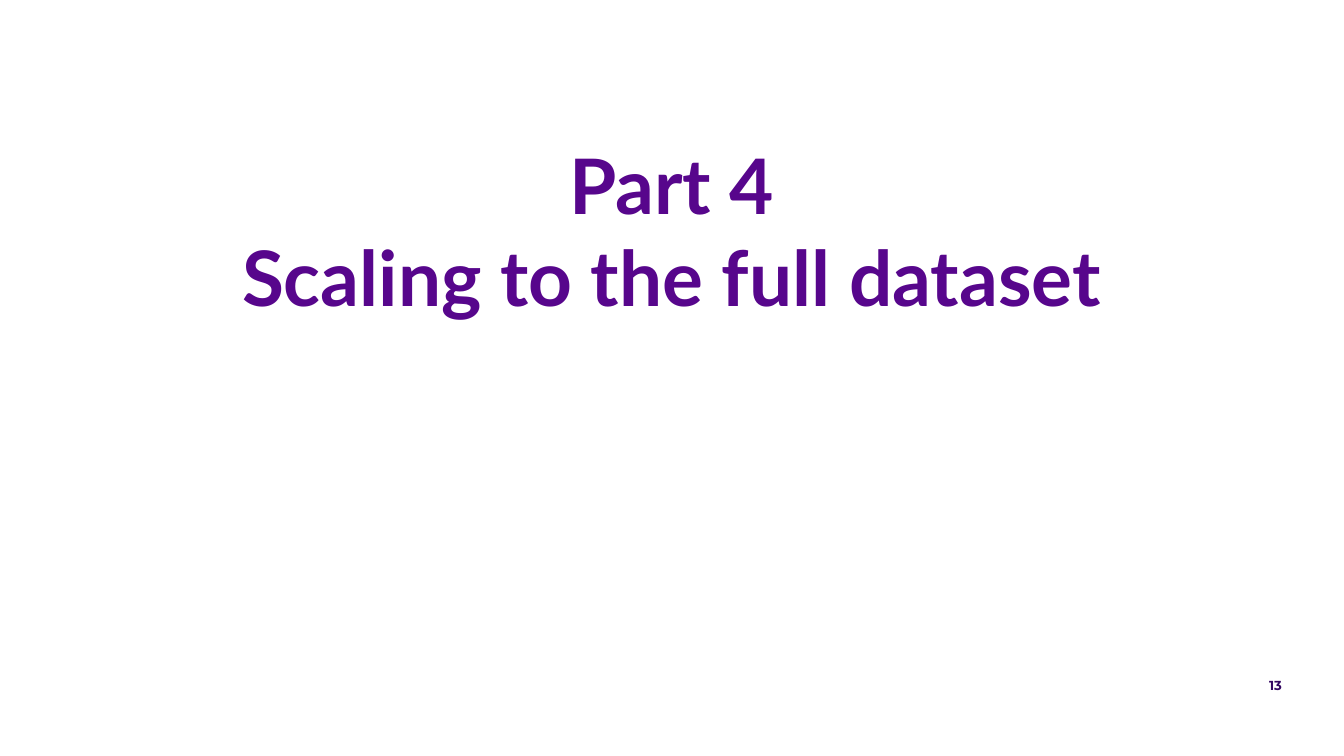
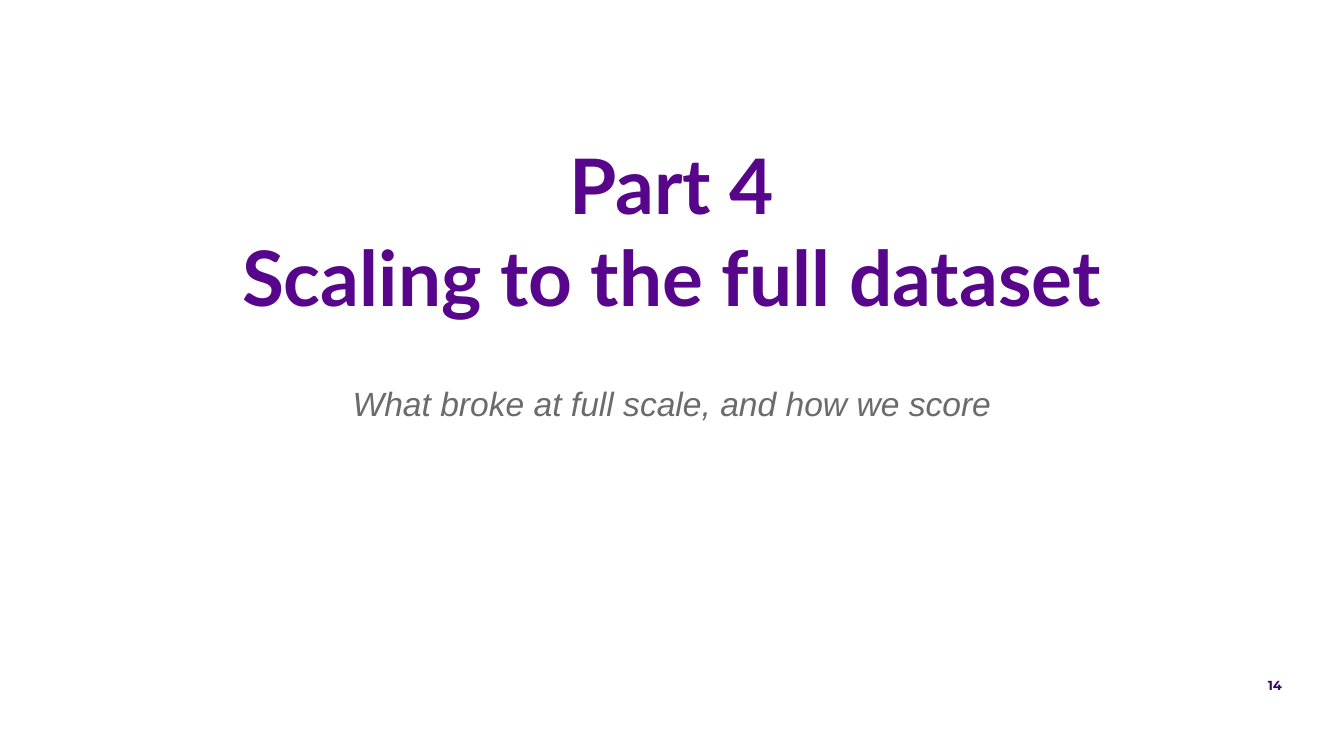
Before and after one commit to FruitPnchSamuraiG/solar-dem-inversion, a slide deck: slide 14 of slides/DEM_deck_v2.pptx (slide 13 before the commit). Drawn at 1344x756 pixels with LibreOffice and Linux fonts; fonts in the diff are those of the drawing; background and template pictures are left out. Boxes give left, top, right and bottom in pixels: in the first picture for what was removed or moved away, otherwise in the second. Text is boxed around its words. In the diff, an @@ line names an element or a change of style, - is before the commit and + after.

Commit message:
slides: summary up front, divider questions, visuals for text-only slides
Adds an 'In one slide' summary after the title, a one-line question under
each Part divider, a test-block diagram on the scoring slide, card layouts
for lessons and next steps, and a closing 'For discussion' slide. The
schema check now lives in slides/check_schema.py.

```diff
--- a/slides/DEM_deck_v2.pptx
+++ b/slides/DEM_deck_v2.pptx
@@ text added at (x1=353, y1=391, x2=991, y2=421), 18 pt, text #6B6B6B, italic @@
+What broke at full scale, and how we score
@@ page number at (x1=1268, y1=681, x2=1282, y2=690): text changed @@
-13
+14
```
Also in this commit, not shown: 9 other slides changed, 3 slides added, 1 slide removed, 5 other files.
